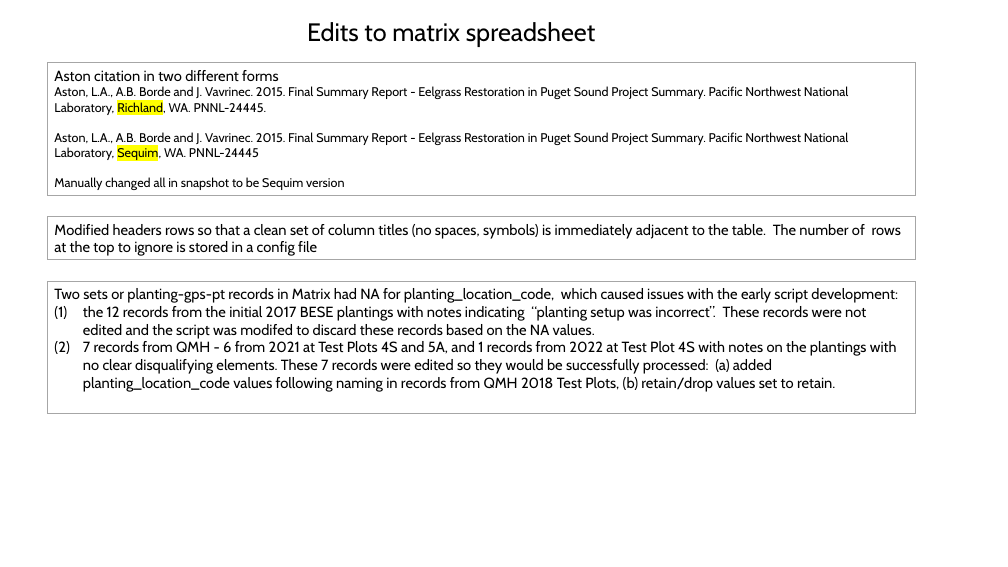
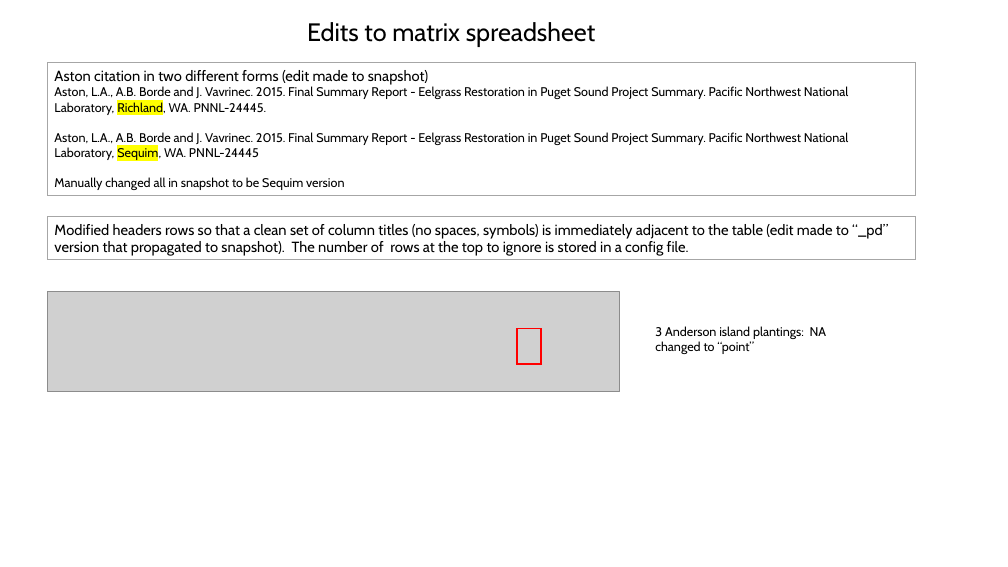
Before and after one commit to WA-Nearshore/seagrass-restoration-processing, a slide deck: slide 12 of docs/seagrass_restoration_storymap_notes.pptx. Drawn at 1008x567 pixels with LibreOffice and Linux fonts; fonts in the diff are those of the drawing; grey boxes stand for pictures. Boxes give left, top, right and bottom in pixels: in the first picture for what was removed or moved away, otherwise in the second. Text is boxed around its words. In the diff, an @@ line names an element or a change of style, - is before the commit and + after.

Commit message:
No changes.  Syncing output tables from new run.

```diff
--- a/docs/seagrass_restoration_storymap_notes.pptx
+++ b/docs/seagrass_restoration_storymap_notes.pptx
@@ text in rectangle at [54, 70, 428, 85]: text changed @@
-Aston citation in two different forms
+Aston citation in two different forms (edit made to snapshot)
@@ text in rectangle at [54, 224, 888, 256]: text changed @@
-Modified headers rows so that a clean set of column titles (no spaces, symbols) is immediately adjacent to the table. The number of rows at the top to ignore is stored in a config file
+Modified headers rows so that a clean set of column titles (no spaces, symbols) is immediately adjacent to the table (edit made to “_pd” version that propagated to snapshot). The number of rows at the top to ignore is stored in a config file.
@@ rectangle removed at [47, 281, 916, 414] @@
-Two sets or planting-gps-pt records in Matrix had NA for planting_location_code, which caused issues with the early script development:
-(1) the 12 records from the initial 2017 BESE plantings with notes indicating “planting setup was incorrect”. These records were not edited and the script was modifed to discard these records based on the NA values.
-(2) 7 records from QMH - 6 from 2021 at Test Plots 4S and 5A, and 1 records from 2022 at Test Plot 4S with notes on the plantings with no clear disqualifying elements. These 7 records were edited so they would be successfully processed: (a) added planting_location_code values following naming in records from QMH 2018 Test Plots, (b) retain/drop values set to retain.
@@ picture added at [47, 292, 620, 392] @@
@@ rectangle added at [517, 329, 541, 364], outline #FF0000 1.5 pt @@
@@ text added at [655, 326, 827, 354], 12 pt, text #000000 @@
+3 Anderson island plantings: NA changed to “point”
```
Also in this commit, not shown: 2 other slides changed, 1 slide added, 8 other files.
